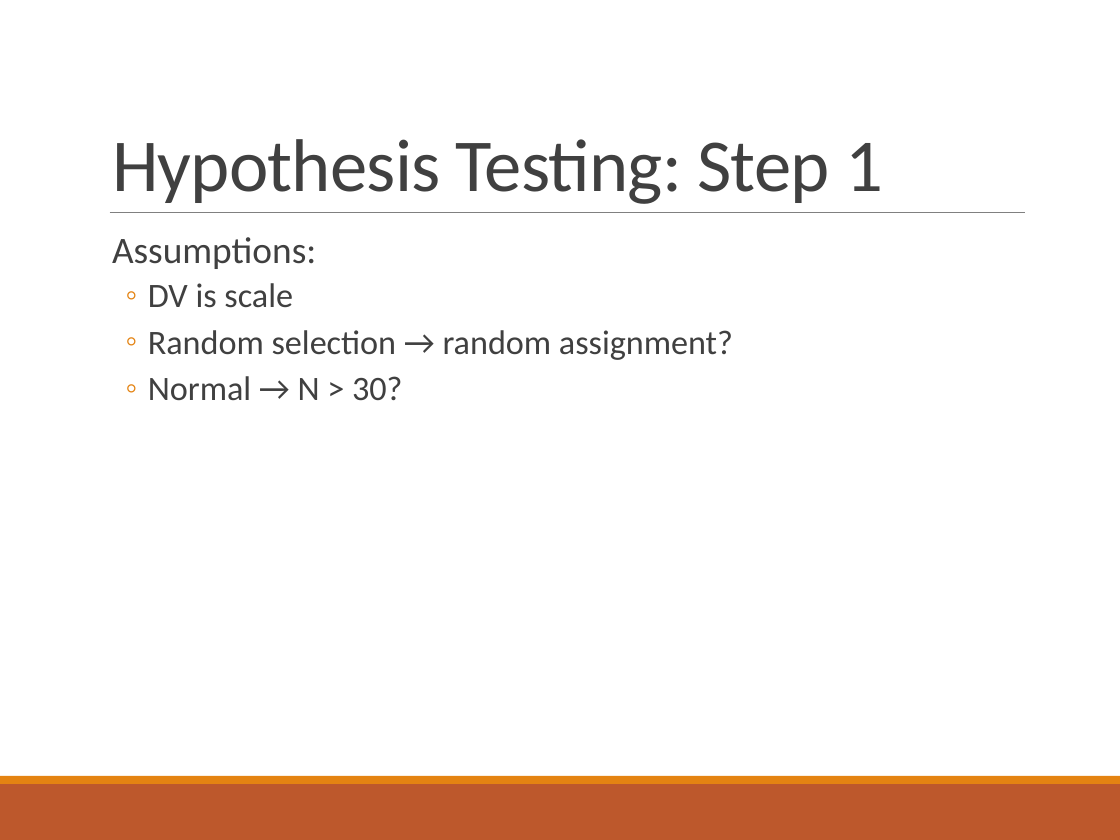
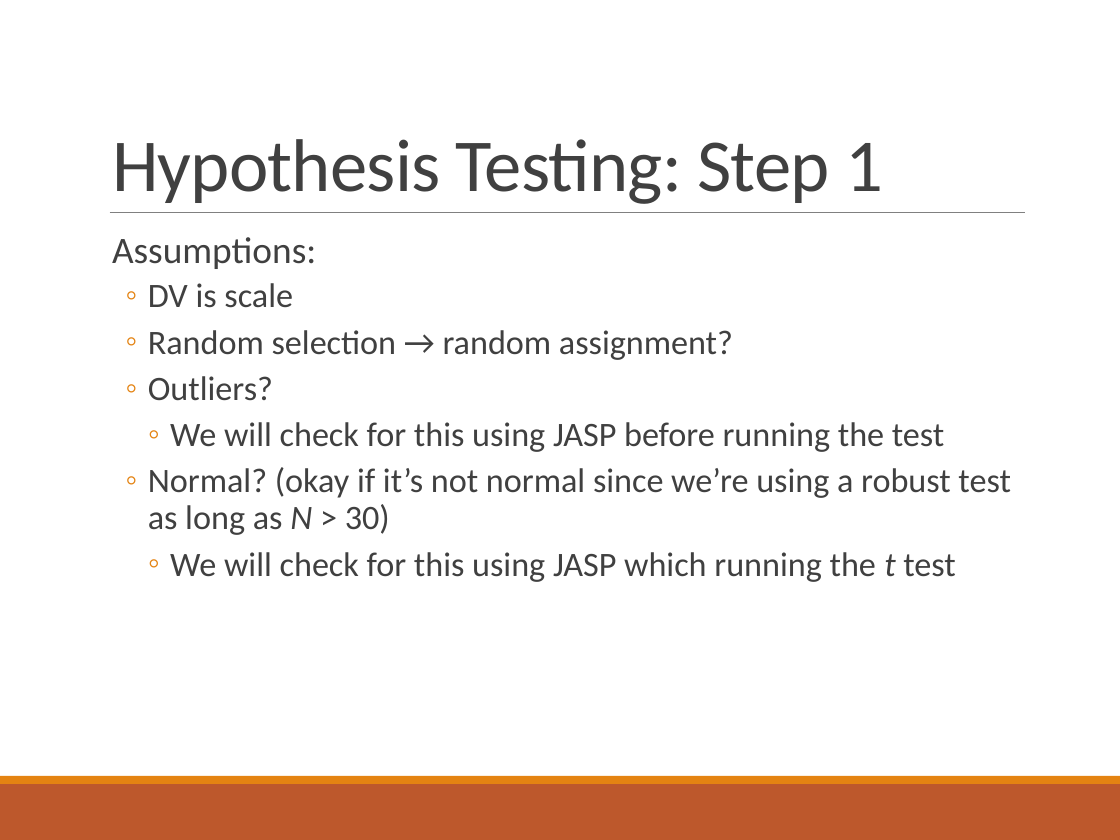
Before and after one commit to doomlab/PSY-200, a slide deck: slide 10 of Fall2018 Lecture Notes/Chapter 9 Lecture.pptx. Drawn at 1120x840 pixels with LibreOffice and Linux fonts; fonts in the diff are those of the drawing. Boxes give left, top, right and bottom in pixels: in the first picture for what was removed or moved away, otherwise in the second. Text is boxed around its words. In the diff, an @@ line names an element or a change of style, - is before the commit and + after.

```diff
--- a/Fall2018 Lecture Notes/Chapter 9 Lecture.pptx
+++ b/Fall2018 Lecture Notes/Chapter 9 Lecture.pptx
@@ text at (148,376,1010,582): text changed @@
-  ◦ Normal → N > 30?
+  ◦ Outliers?
+    ◦ We will check for this using JASP before running the test
+  ◦ Normal? (okay if it’s not normal since we’re using a robust test as long as N > 30)
+    ◦ We will check for this using JASP which running the t test
```
Also in this commit, not shown: 11 other slides changed, 10 slides added, 6 slides removed, 4 other files.
